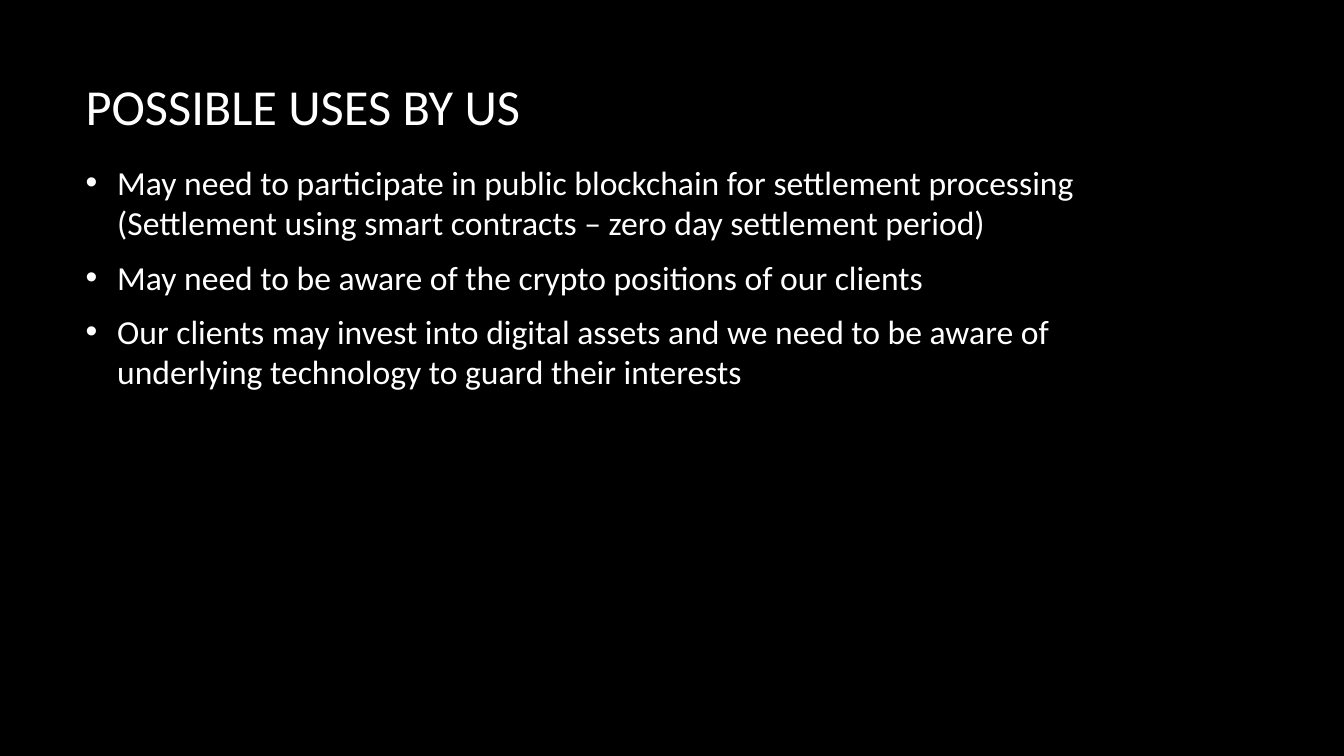
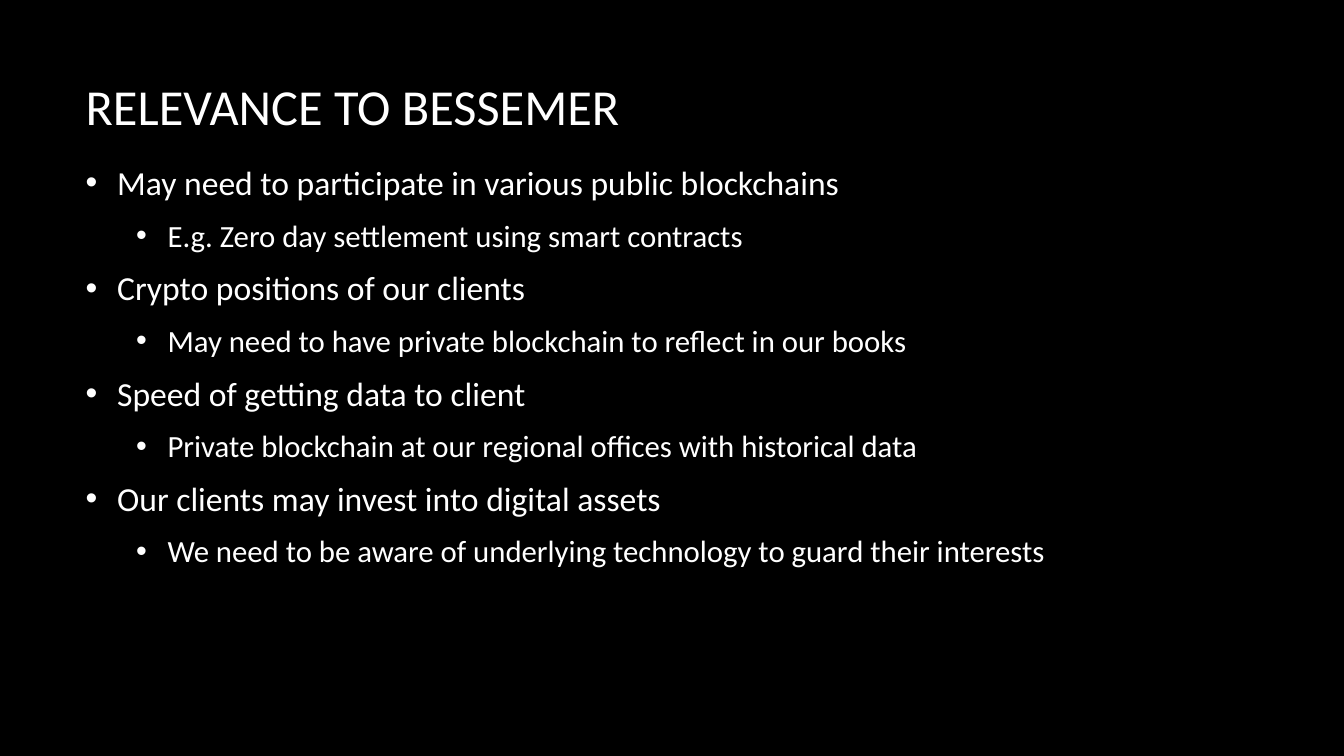
Before and after one commit to ParasDalal/TechNotes, a slide deck: slide 18 of The Future of BlockchainV2.pptx (slide 19 before the commit). Drawn at 1344x756 pixels with LibreOffice and Linux fonts; fonts in the diff are those of the drawing; background and template pictures are left out. Boxes give left, top, right and bottom in pixels: in the first picture for what was removed or moved away, otherwise in the second. Text is boxed around its words. In the diff, an @@ line names an element or a change of style, - is before the commit and + after.

Commit message:
eMail for Outlook, Blockchain changes

```diff
--- a/The Future of BlockchainV2.pptx
+++ b/The Future of BlockchainV2.pptx
@@ title at box(86, 92, 619, 126): text changed @@
-POSSIBLE USES BY US
+RELEVANCE TO BESSEMER
@@ text at box(117, 171, 1045, 568): text changed; size 24 to 22 pt @@
-• May need to participate in public blockchain for settlement processing (Settlement using smart contracts – zero day settlement period)
-• May need to be aware of the crypto positions of our clients
-• Our clients may invest into digital assets and we need to be aware of underlying technology to guard their interests
+• May need to participate in various public blockchains
+  • E.g. Zero day settlement using smart contracts
+• Crypto positions of our clients
+  • May need to have private blockchain to reflect in our books
+• Speed of getting data to client
+  • Private blockchain at our regional offices with historical data
+• Our clients may invest into digital assets
+  • We need to be aware of underlying technology to guard their interests
```
Also in this commit, not shown: 8 other slides changed, 1 slide removed, 1 other file.
